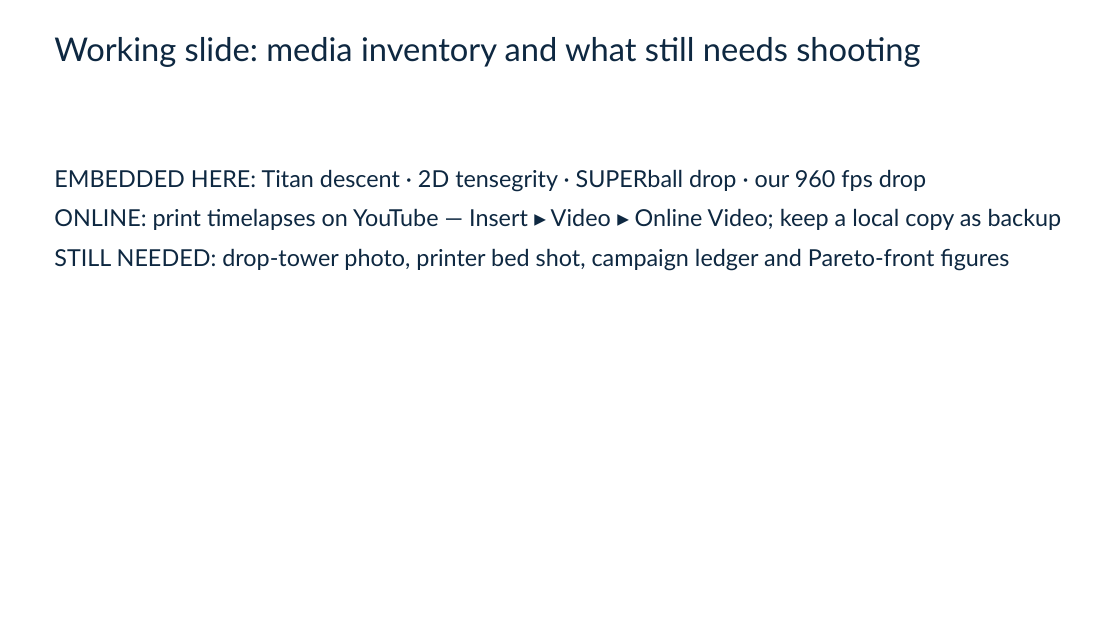
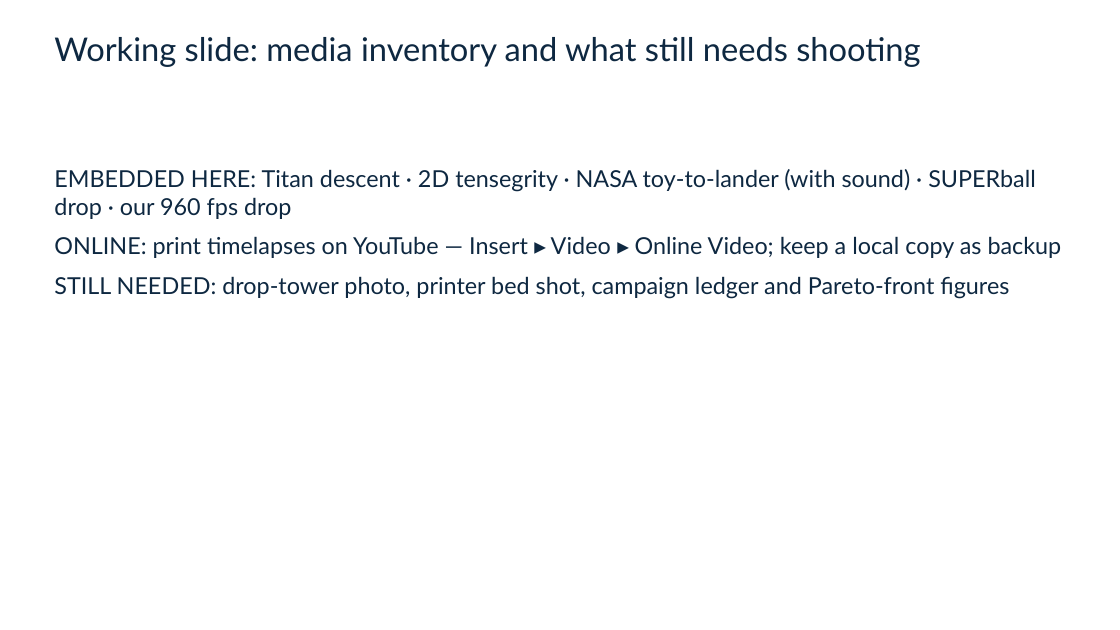
Before and after one commit to vertical-cloud-lab/tensegrity-optimization, a slide deck: slide 27 of presentation/Slide Decks/IDETC Supplement Slides (BO block + gap + video + accel).pptx (slide 26 before the commit). Drawn at 1120x630 pixels with LibreOffice and Linux fonts; fonts in the diff are those of the drawing. Boxes give left, top, right and bottom in pixels: in the first picture for what was removed or moved away, otherwise in the second. Text is boxed around its words. In the diff, an @@ line names an element or a change of style, - is before the commit and + after.

```diff
--- a/presentation/Slide Decks/IDETC Supplement Slides (BO block + gap + video + accel).pptx
+++ b/presentation/Slide Decks/IDETC Supplement Slides (BO block + gap + video + accel).pptx
@@ text at <box>54,169,1036,219</box>: text changed @@
-EMBEDDED HERE: Titan descent · 2D tensegrity · SUPERball drop · our 960 fps drop
+EMBEDDED HERE: Titan descent · 2D tensegrity · NASA toy-to-lander (with sound) · SUPERball drop · our 960 fps drop
```
Also in this commit, not shown: 2 other slides changed, 1 slide added, 38 other files.
